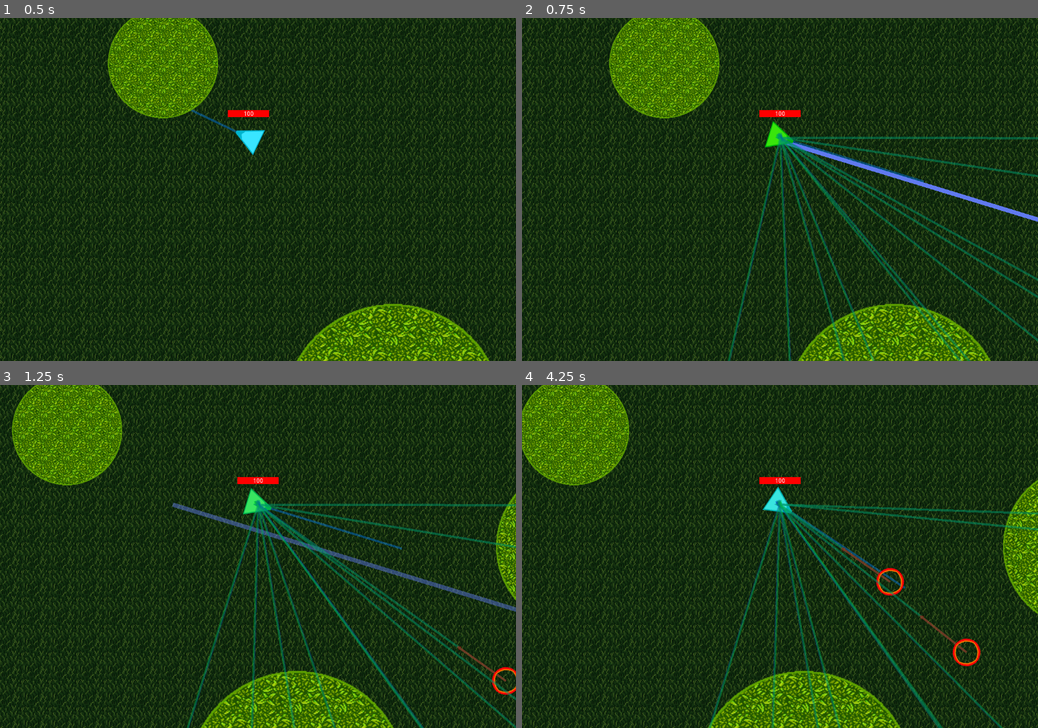
Above: before the commit, frames 1-4 (two rows, left to right).
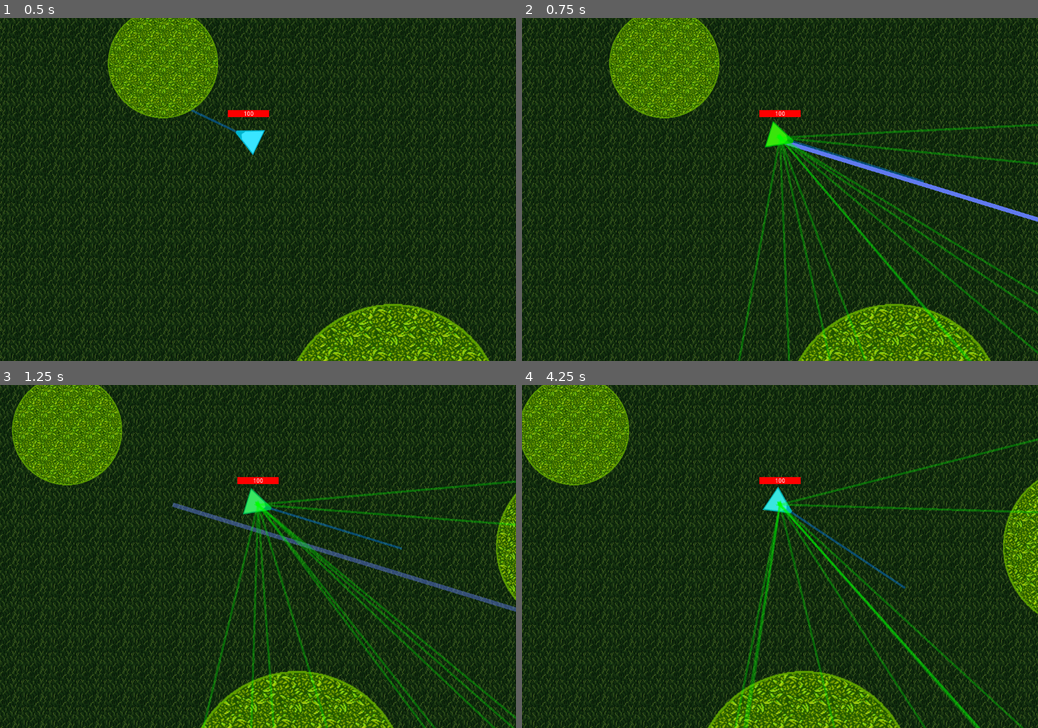
Above: after the commit, the same moments.

Repository: concernedsyndicate/AI
Game: Godot game, scene res://Scenes/MainScene.tscn
Same seed, same stepped clock (60 frames per second), same inputs: the game is played once before the commit and once after it.
Inputs (mouse positions are in pixels of both pictures, inside the frame that each line leads up to):
- Up to frame 1 (0.5 s): no input
- Up to frame 2 (0.75 s): tap Enter at 0.5 s; move the mouse to (893, 172) at 0.52 s; hold Right (right) from 0.53 s (still down); hold Ctrl from 0.53 s (still down); click (893, 172) at 0.67 s
- Up to frame 3 (1.25 s): keep holding Right (right); keep holding Ctrl
- Up to frame 4 (4.25 s): move the mouse to (676, 573) at 1.27 s; release Right (right) at 1.28 s; release Ctrl at 1.28 s; hold S (down) 1.28-2.03 s; tap Ctrl at 1.35, 2.85 s; move the mouse to (831, 481) at 2.02 s; hold Right (right) 2.03-2.78 s; hold Ctrl 2.03-2.78 s; move the mouse to (754, 625) at 2.77 s; hold Up (up) 2.78-3.53 s; click (754, 625) at 2.92 s; move the mouse to (934, 607) at 3.52 s; hold Left (left) from 3.53 s (still down); hold Ctrl from 3.53 s (still down)

Frame 1 is identical in both runs. In frame 2, 6.2% of the frame differs, in the area x 39-100%, y 30-100%; in frame 3, 6.3%, in the area x 36-100%, y 27-100%; in frame 4, 6.0%.

Commit message:
Hide and code reorganization

Diff:
--- a/Scenes/MainScene.tscn
+++ b/Scenes/MainScene.tscn
@@ -34,7 +34,6 @@
 centered = false
 region_enabled = true
 region_rect = Rect2( 0, 0, 3000, 3000 )
-_sections_unfolded = [ "Offset", "Region", "Transform", "Z Index" ]
 
 [node name="MapBoundary" type="StaticBody2D" parent="."]
 editor/display_folded = true
@@ -43,26 +42,20 @@
 collision_mask = 1
 constant_linear_velocity = Vector2( 0, 0 )
 constant_angular_velocity = 0.0
-physics_material_override = null
 script = ExtResource( 2 )
-_sections_unfolded = [ "Collision" ]
 bounds = Rect2( 0, 0, 3000, 3000 )
 
 [node name="Edge" type="CollisionShape2D" parent="MapBoundary"]
 shape = SubResource( 1 )
-_sections_unfolded = [ "shape" ]
 
 [node name="Edge2" type="CollisionShape2D" parent="MapBoundary"]
 shape = SubResource( 2 )
-_sections_unfolded = [ "shape" ]
 
 [node name="Edge3" type="CollisionShape2D" parent="MapBoundary"]
 shape = SubResource( 3 )
-_sections_unfolded = [ "shape" ]
 
 [node name="Edge4" type="CollisionShape2D" parent="MapBoundary"]
 shape = SubResource( 4 )
-_sections_unfolded = [ "shape" ]
 
 [node name="Player" parent="." instance=ExtResource( 3 )]
 position = Vector2( 578, 279 )
@@ -73,139 +66,109 @@
 
 [node name="Obstacle" parent="Obstacles" instance=ExtResource( 4 )]
 position = Vector2( 379.234, 105.524 )
-_sections_unfolded = [ "Collision", "Material" ]
 
 [node name="Obstacle2" parent="Obstacles" instance=ExtResource( 4 )]
 position = Vector2( 914.063, 923.497 )
-_sections_unfolded = [ "Collision", "Material" ]
 radius = 256
 
 [node name="Obstacle3" parent="Obstacles" instance=ExtResource( 4 )]
 position = Vector2( 1568.62, 377.59 )
-_sections_unfolded = [ "Collision", "Material" ]
 radius = 192
 
 [node name="Obstacle4" parent="Obstacles" instance=ExtResource( 4 )]
 position = Vector2( 328.405, 1620.46 )
-_sections_unfolded = [ "Collision", "Material" ]
 radius = 64
 
 [node name="Obstacle5" parent="Obstacles" instance=ExtResource( 4 )]
 position = Vector2( 779.043, 1862.14 )
-_sections_unfolded = [ "Collision", "Material" ]
 radius = 96
 
 [node name="Obstacle6" parent="Obstacles" instance=ExtResource( 4 )]
 position = Vector2( 1292.62, 1431.64 )
-_sections_unfolded = [ "Collision", "Material" ]
 radius = 96
 
 [node name="Obstacle7" parent="Obstacles" instance=ExtResource( 4 )]
 position = Vector2( 1672.77, 2242.29 )
-_sections_unfolded = [ "Collision", "Material" ]
 radius = 256
 
 [node name="Obstacle17" parent="Obstacles" instance=ExtResource( 4 )]
 position = Vector2( 1002.65, 2446.83 )
-_sections_unfolded = [ "Collision", "Material" ]
 
 [node name="Obstacle18" parent="Obstacles" instance=ExtResource( 4 )]
 position = Vector2( 439.671, 2661.11 )
-_sections_unfolded = [ "Collision", "Material" ]
 radius = 192
 
 [node name="Obstacle19" parent="Obstacles" instance=ExtResource( 4 )]
 position = Vector2( 2247.43, 582.575 )
-_sections_unfolded = [ "Collision", "Material" ]
 radius = 192
 
 [node name="Obstacle8" parent="Obstacles" instance=ExtResource( 4 )]
 position = Vector2( 2324.81, 1341.01 )
-_sections_unfolded = [ "Collision", "Material" ]
 radius = 384
 
 [node name="Obstacle9" parent="Obstacles" instance=ExtResource( 4 )]
 position = Vector2( 2480.89, 2244.8 )
-_sections_unfolded = [ "Collision", "Material" ]
 radius = 64
 
 [node name="Obstacle10" parent="Obstacles" instance=ExtResource( 4 )]
 position = Vector2( 2312.22, 2700.48 )
-_sections_unfolded = [ "Collision", "Material" ]
 radius = 32
 
 [node name="Obstacle11" parent="Obstacles" instance=ExtResource( 4 )]
 position = Vector2( 1823.82, 2798.66 )
-_sections_unfolded = [ "Collision", "Material" ]
 radius = 16
 
 [node name="Obstacle12" parent="Obstacles" instance=ExtResource( 4 )]
 position = Vector2( 1441.15, 2763.42 )
-_sections_unfolded = [ "Collision", "Material" ]
 radius = 16
 
 [node name="Obstacle13" parent="Obstacles" instance=ExtResource( 4 )]
 position = Vector2( 1582.7, 2681.9 )
-_sections_unfolded = [ "Collision", "Material" ]
 radius = 16
 
 [node name="Obstacle14" parent="Obstacles" instance=ExtResource( 4 )]
 position = Vector2( 1580.76, 2886.44 )
-_sections_unfolded = [ "Collision", "Material" ]
 radius = 16
 
 [node name="Obstacle15" parent="Obstacles" instance=ExtResource( 4 )]
 position = Vector2( 1849.58, 2615.66 )
-_sections_unfolded = [ "Collision", "Material" ]
 radius = 16
 
 [node name="Obstacle16" parent="Obstacles" instance=ExtResource( 4 )]
 position = Vector2( 2102.83, 2820.21 )
-_sections_unfolded = [ "Collision", "Material" ]
 radius = 16
 
 [node name="Monsters" type="Node2D" parent="."]
 
 [node name="Monster" parent="Monsters" instance=ExtResource( 5 )]
 position = Vector2( 1541.11, 769.45 )
-_sections_unfolded = [ "Collision", "Transform" ]
 
 [node name="Monster2" parent="Monsters" instance=ExtResource( 5 )]
 position = Vector2( 1730.13, 947.015 )
-_sections_unfolded = [ "Collision", "Transform" ]
 
 [node name="Monster3" parent="Monsters" instance=ExtResource( 5 )]
 position = Vector2( 1090.32, 1815.55 )
-_sections_unfolded = [ "Collision", "Transform" ]
 
 [node name="Monster4" parent="Monsters" instance=ExtResource( 5 )]
 position = Vector2( 2753.21, 2894.26 )
-_sections_unfolded = [ "Collision", "Transform" ]
 
 [node name="Monster5" parent="Monsters" instance=ExtResource( 5 )]
 position = Vector2( 762.69, 2884.99 )
-_sections_unfolded = [ "Collision", "Transform" ]
 
 [node name="Monster6" parent="Monsters" instance=ExtResource( 5 )]
 position = Vector2( 153.789, 2452.27 )
-_sections_unfolded = [ "Collision", "Transform" ]
 
 [node name="Monster7" parent="Monsters" instance=ExtResource( 5 )]
 position = Vector2( 2688.3, 1886.64 )
-_sections_unfolded = [ "Collision", "Transform" ]
 
 [node name="Monster8" parent="Monsters" instance=ExtResource( 5 )]
 position = Vector2( 2675.94, 582.293 )
-_sections_unfolded = [ "Collision", "Transform" ]
 
 [node name="Monster9" parent="Monsters" instance=ExtResource( 5 )]
 position = Vector2( 2476.27, 282.788 )
-_sections_unfolded = [ "Collision", "Transform" ]
 
 [node name="Monster10" parent="Monsters" instance=ExtResource( 5 )]
 position = Vector2( 2012.33, 1891.9 )
-_sections_unfolded = [ "Collision", "Transform" ]
 
 [node name="Monster11" parent="Monsters" instance=ExtResource( 5 )]
 position = Vector2( 1683.46, 2758.11 )
-_sections_unfolded = [ "Collision", "Transform" ]
--- a/Scenes/TestScene.tscn
+++ b/Scenes/TestScene.tscn
@@ -34,7 +34,6 @@
 centered = false
 region_enabled = true
 region_rect = Rect2( 0, 0, 3000, 3000 )
-_sections_unfolded = [ "Offset", "Region", "Transform", "Z Index" ]
 
 [node name="MapBoundary" type="StaticBody2D" parent="."]
 editor/display_folded = true
@@ -43,26 +42,20 @@
 collision_mask = 1
 constant_linear_velocity = Vector2( 0, 0 )
 constant_angular_velocity = 0.0
-physics_material_override = null
 script = ExtResource( 2 )
-_sections_unfolded = [ "Collision" ]
 bounds = Rect2( 0, 0, 3000, 3000 )
 
 [node name="Edge" type="CollisionShape2D" parent="MapBoundary"]
 shape = SubResource( 1 )
-_sections_unfolded = [ "shape" ]
 
 [node name="Edge2" type="CollisionShape2D" parent="MapBoundary"]
 shape = SubResource( 2 )
-_sections_unfolded = [ "shape" ]
 
 [node name="Edge3" type="CollisionShape2D" parent="MapBoundary"]
 shape = SubResource( 3 )
-_sections_unfolded = [ "shape" ]
 
 [node name="Edge4" type="CollisionShape2D" parent="MapBoundary"]
 shape = SubResource( 4 )
-_sections_unfolded = [ "shape" ]
 
 [node name="Player" parent="." instance=ExtResource( 3 )]
 position = Vector2( 578, 279 )
@@ -73,10 +66,8 @@
 
 [node name="Obstacle" parent="Obstacles" instance=ExtResource( 4 )]
 position = Vector2( 1066.34, 507.801 )
-_sections_unfolded = [ "Collision", "Material" ]
 
 [node name="Monsters" type="Node2D" parent="."]
 
 [node name="Monster" parent="Monsters" instance=ExtResource( 5 )]
 position = Vector2( 701.32, 537.48 )
-_sections_unfolded = [ "Collision", "Transform" ]
--- a/Scripts/Monster.gd
+++ b/Scripts/Monster.gd
@@ -2,36 +2,23 @@
 
 onready var target = get_tree().get_nodes_in_group("player")[0]
 
-var max_speed
-var speed
-var velocity = Vector2(0,0) # current velocity, works as 'self heading' for now too
-var desired_velocity
-var to_target = Vector2(0,0)
-var to_target_heading = Vector2(0,0)
+const MAX_SPEED = 130
+const RADIUS = 32
+
+var velocity = Vector2(0,0)
 var is_damaging = -100
-const radius = 32 #
 
 func _ready():
-	speed = 0
-	max_speed = 130
 	rotation = randf() * PI*2
 
 	var theta = randf() * 2*PI
 	wander_target = Vector2(WANDER_RADIUS * cos(theta), WANDER_RADIUS * sin(theta))
 
 func _process(delta):
-	to_target = target.position - position
-	to_target_heading = to_target + target.velocity
-	#velocity += seek(target.position)
-	#velocity += flee(target.position)
-	#velocity += arrive(target.position, 2)
-	velocity = (velocity + wander()).clamped(max_speed)
-	velocity += pursuit(target.position)
-	speed = velocity.length()
-#	velocity += obstacle_avoidance(get_tree().get_nodes_in_group("obstacles"))
+	velocity = (velocity + next_step()).clamped(MAX_SPEED)
+
+	position += velocity * delta
 	position += declip()
-	speed = velocity.length()
-	position += velocity * delta
 	rotation = velocity.angle()
 
 	if is_damaging >= 0:
@@ -42,57 +29,62 @@
 
 	update()
 
+func next_step():
+	return wander()
+
 func seek(target_position):
-	desired_velocity = (target_position - position).normalized() * max_speed
+	var desired_velocity = (target_position - position).normalized() * MAX_SPEED
 	return desired_velocity - velocity
 
+const PANIC_DISTANCE_SQ = pow(300, 2)
+
 func flee(target_position):
-	var panic_distance_sq = 300.0 * 300.0;
-	if vec_to_distance_sq(self.position, target_position) > panic_distance_sq:
+	if vec_to_distance_sq(position, target_position) > PANIC_DISTANCE_SQ:
 		return Vector2(0,0)
 
-	desired_velocity = (position - target_position).normalized() * max_speed
-
+	var desired_velocity = (position - target_position).normalized() * MAX_SPEED
 	return desired_velocity - velocity
 
 func arrive(target_position, deceleration):
+	var to_target = target_position - position
 	var dist = to_target.length()
+
 	if dist > 0:
 		var deceleration_tweaker = 0.3
 		var speed = dist / deceleration * deceleration_tweaker
 
-		speed = clamp(speed, 0, max_speed)
-		desired_velocity = to_target * speed / dist
+		speed = clamp(speed, 0, MAX_SPEED)
+		var desired_velocity = to_target * speed / dist
 
 		return desired_velocity - velocity
 	return Vector2(0,0)
 
 func pursuit(target_position):
 	var relative_heading = velocity.dot(target.velocity)
+	var to_target = target_position - position
 
 	if to_target.dot(velocity) > 0 and relative_heading < -0.95: return seek(target_position)
 
-	var look_ahead_time = to_target.length() / (max_speed + target.speed)
+	var look_ahead_time = to_target.length() / (MAX_SPEED + target.speed)
 	return seek(target_position + target.velocity * look_ahead_time)
 
 const MIN_DETECTION_BOX_LENGTH = 200
 const BRAKING_WEIGHT = 0.2
 
-#var avoided
-
 func obstacle_avoidance(obstacles):
-	var detection_box_length = MIN_DETECTION_BOX_LENGTH + (speed/max_speed) * MIN_DETECTION_BOX_LENGTH
+	var speed = 100 #TODO
+	var detection_box_length = MIN_DETECTION_BOX_LENGTH + (speed/MAX_SPEED) * MIN_DETECTION_BOX_LENGTH
 
 	var dist_to_closest_ip = INF
 	var closest_intersecting_obstacle
 	var local_pos_of_closest_obstacle = Vector2()
 
 	for obstacle in obstacles:
-		if (obstacle.global_position - global_position).length_squared() < detection_box_length * detection_box_length:
-			var local_pos = (obstacle.global_position - global_position).rotated(-rotation)
+		if (obstacle.position - position).length_squared() < detection_box_length * detection_box_length:
+			var local_pos = (obstacle.position - position).rotated(-rotation)
 
 			if local_pos.x >= 0:
-				var expanded_radius = obstacle.radius + radius
+				var expanded_radius = obstacle.radius + RADIUS
 
 				if abs(local_pos.y) < expanded_radius:
 					var cX = local_pos.x
@@ -124,13 +116,13 @@
 
 func declip():
 	for obstacle in get_tree().get_nodes_in_group("obstacles"):
-		if (obstacle.position - position).length() < obstacle.radius + radius:
-			return -(obstacle.position - position).normalized() * ((obstacle.radius + radius) - (obstacle.position - position).length())
+		if (obstacle.position - position).length() < obstacle.radius + RADIUS:
+			return -(obstacle.position - position).normalized() * ((obstacle.radius + RADIUS) - (obstacle.position - position).length())
 
 	for monster in get_tree().get_nodes_in_group("monsters"):
-		if monster != self and (monster.position - position).length() < monster.radius + radius:
-			monster.position += (monster.position - position).normalized() * ((monster.radius + radius) - (monster.position - position).length())
-			return -(monster.position - position).normalized() * ((monster.radius + radius) - (monster.position - position).length())
+		if monster != self and (monster.position - position).length() < monster.RADIUS + RADIUS:
+			monster.position += (monster.position - position).normalized() * ((monster.RADIUS + RADIUS) - (monster.position - position).length())
+			return -(monster.position - position).normalized() * ((monster.RADIUS + RADIUS) - (monster.position - position).length())
 	return Vector2()
 
 const WANDER_RADIUS = 16
@@ -149,27 +141,30 @@
 
 func get_hiding_position(obstacle):
 	var dist_away = obstacle.radius + DISTANCE_FROM_BOUNDARY
-	var towards_obstacle = (obstacle.global_position - target.global_position).normalized()
-	return towards_obstacle * dist_away + obstacle.global_position
+	var towards_obstacle = (obstacle.position - target.position).normalized()
+	return towards_obstacle * dist_away + obstacle.position
 
 func hide():
 	var dist_to_closest = INF
-	var best_hiding_spot = Vector2()
+	var best_hiding_spot
 
 	for obstacle in get_tree().get_nodes_in_group("obstacles"):
+		var hiding_spot = get_hiding_position(obstacle)
+		var dist = (hiding_spot - position).length_squared()
 
-		var hiding_spot = get_hiding_position(obstacle)
+		if dist < dist_to_closest:
+			dist_to_closest = dist
+			best_hiding_spot = best_hiding_spot
 
-		var dist #TODO 132pdf/109book
-
-
+	if best_hiding_spot: return arrive(best_hiding_spot, 1)
+	else: return Vector2()#evade()
 
 
 func _draw():
 	if Input.is_key_pressed(KEY_CONTROL):
 		draw_set_transform(Vector2(), -rotation, Vector2(1, 1))
-		draw_vector(Vector2(0,0), to_target_heading, Color(0, 0, 1, 0.3), 5)  # blue
-		draw_vector(Vector2(0,0), to_target, Color(0, 1, 0, 0.3), 5)  # green
+		draw_vector(Vector2(0,0), target.position - position, Color(0, 1, 0, 0.3), 5)  # green
+#		draw_vector(Vector2(0,0), to_target_heading, Color(0, 0, 1, 0.3), 5)  # blue
 		draw_vector(Vector2(0,0), velocity, Color(1, 0, 0, 0.4), 5)  # red
 
 func draw_vector( origin, vector, color, arrow_size ):
